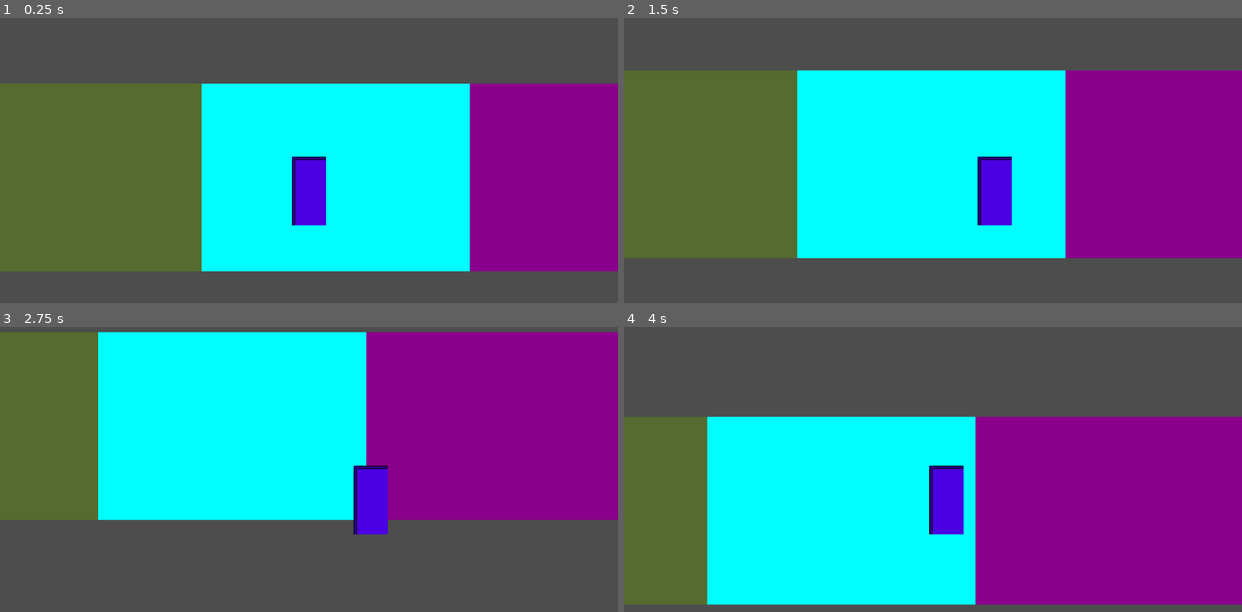
Above: before the commit, frames 1-4 (two rows, left to right).
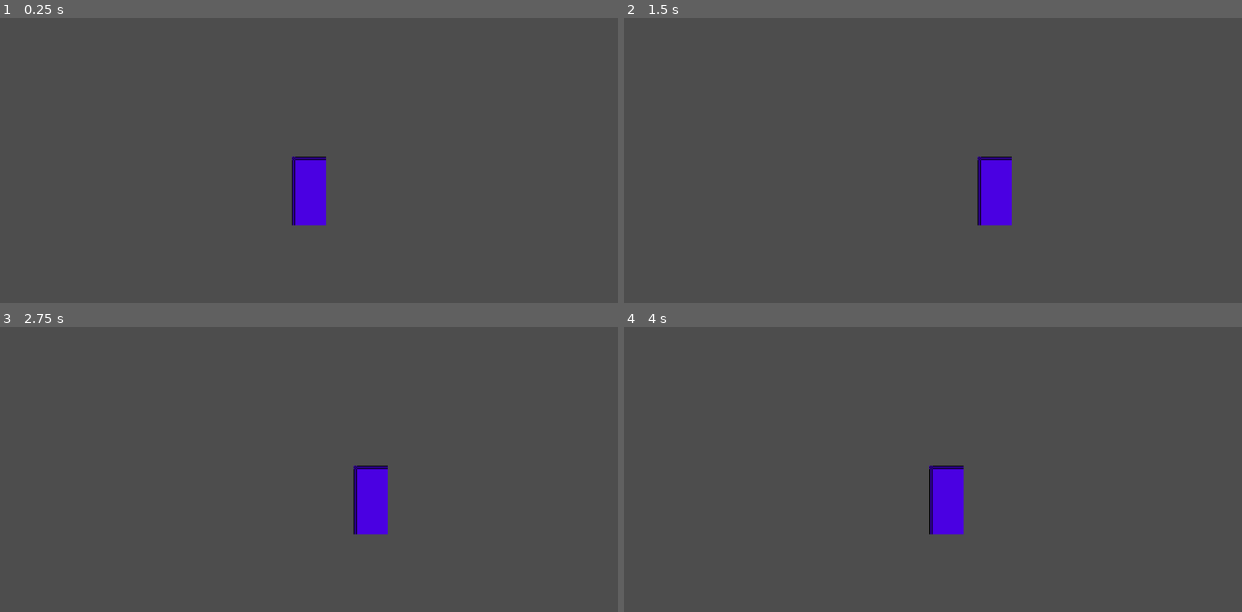
Above: after the commit, the same moments.

Repository: wmichelin/sideskate
Game: Godot game, scene res://scenes/Main.tscn
Two runs of this game, one before a commit and one after it. Both use one fixed random seed, a clock stepped at 60 frames per second and the inputs below.
Inputs:
- Up to frame 1 (0.25 s): no input
- Up to frame 2 (1.5 s): tap Enter at 0.5 s; hold D (right) 0.53-1.28 s; tap Space (jump) at 0.77 s; hold S (down) from 1.28 s (still down)
- Up to frame 3 (2.75 s): tap Space (jump) at 1.52 s; release S (down) at 2.03 s; hold D (right) from 2.03 s (still down)
- Up to frame 4 (4 s): release D (right) at 2.78 s; hold W (up) 2.78-3.53 s; tap Space (jump) at 3.02, 3.77 s; hold A (left) from 3.53 s (still down)

The runs differ from the first frame. In frame 1, 65% of the frame differs, in the area x 0-100%, y 23-89%; in frame 2, 65%; in frame 3, 65%, in the area x 0-100%, y 1-68%; in frame 4, 65%.
Error after the commit: Parse Error: Could not parse global class "GroundSection" from "res://scripts/GroundSection.gd". (res://scripts/GroundController.gd:8)

Commit message:
Fix GroundSection collision shape alignment

Diff:
--- a/scripts/GroundSection.gd
+++ b/scripts/GroundSection.gd
@@ -20,11 +20,11 @@
 	if background:
 		background.size.x = width
 		background.size.y = height
-	if collision_shape and collision_shape.shape:
-		# Make collision area span full viewport height for X-only detection
-		var viewport_height = get_viewport().get_visible_rect().size.y
-		collision_shape.shape.size = Vector2(width, viewport_height * 2)
-		collision_shape.position.y = -viewport_height / 2
+       if collision_shape and collision_shape.shape:
+               # Make collision area span full viewport height for X-only detection
+               var viewport_height = get_viewport().get_visible_rect().size.y
+               collision_shape.shape.size = Vector2(width, viewport_height * 2)
+               collision_shape.position = Vector2(width / 2, 0)
 	return self
 
 func set_position_x(pos_x: int) -> GroundSection:
